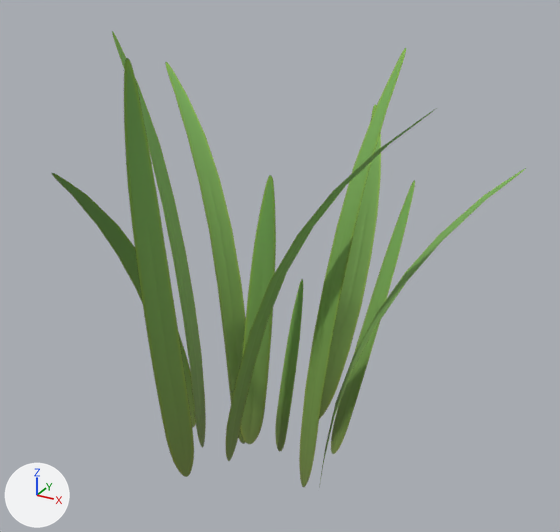
A saved change to the glTF model assets/stylized_grass_bush.glb.
Rendered twice from a 50 mm lens placed at (10.67, -17.87, 15.7), pointed at (0.1, 1.35, 6.09). The axes (+X, +Y, +Z) are drawn at lower left. The lights are the same throughout. The first picture is the older version. Where no turn or scale is listed for an object, it has been applied to the vertices.

In view in the first picture: 'Grass:Grass_Master1_Grass:Grass_MAT_0.001', 'Grass:Grass_Master2_Grass:Grass_MAT_0.001', 'Grass:Grass_Master3_Grass:Grass_MAT_0.001', 'Grass:Grass_low10_Grass:Grass_MAT_0.001', 'Grass:Grass_low11_Grass:Grass_MAT_0.001', 'Grass:Grass_low12_Grass:Grass_MAT_0.001', 'Grass:Grass_low13_Grass:Grass_MAT_0.001', 'Grass:Grass_low6_Grass:Grass_MAT_0.001', 'Grass:Grass_low7_Grass:Grass_MAT_0.001', 'Grass:Grass_low8_Grass:Grass_MAT_0.001', 'Grass:Grass_low9_Grass:Grass_MAT_0.001'.
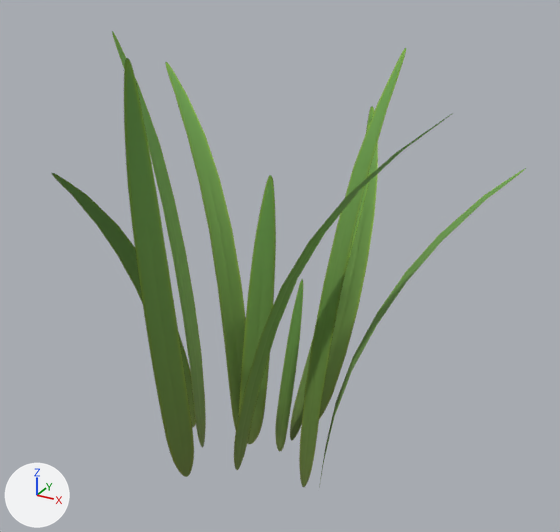
Pixel boxes (x1, y1, x2, y2) of what changed, in the pictures (560 x 532 px):
'Grass:Grass_low8_Grass:Grass_MAT_0.001', moved
    before: (226, 108, 437, 461)
    after: (234, 113, 453, 470)
'Grass:Grass_low13_Grass:Grass_MAT_0.001', moved
    before: (319, 105, 381, 419)
    after: (319, 106, 378, 419)
'Grass:Grass_Master3_Grass:Grass_MAT_0.001', moved
    before: (331, 180, 415, 454)
    after: (290, 172, 370, 440)

The change, as a diff of the scene's bpy script:
```diff
--- a/assets/stylized_grass_bush.glb.py
+++ b/assets/stylized_grass_bush.glb.py
@@ ob_grass_grass_low13_grass_grass_mat_0_001 @@
 ob_grass_grass_low13_grass_grass_mat_0_001 = bpy.data.objects.new('Grass:Grass_low13_Grass:Grass_MAT_0.001', me_grass_grass_low13_grass_grass_mat_0_001)
-ob_grass_grass_low13_grass_grass_mat_0_001.location = (1.14, 4.59, 5.32)
+ob_grass_grass_low13_grass_grass_mat_0_001.location = (1.14, 4.3, 5.32)
@@ ob_grass_grass_low8_grass_grass_mat_0_001 @@
 ob_grass_grass_low8_grass_grass_mat_0_001 = bpy.data.objects.new('Grass:Grass_low8_Grass:Grass_MAT_0.001', me_grass_grass_low8_grass_grass_mat_0_001)
-ob_grass_grass_low8_grass_grass_mat_0_001.location = (1.79, -0.93, 6.46)
+ob_grass_grass_low8_grass_grass_mat_0_001.location = (2.26, -1.19, 6.46)
@@ ob_grass_grass_master3_grass_grass_mat_0_001 @@
 ob_grass_grass_master3_grass_grass_mat_0_001 = bpy.data.objects.new('Grass:Grass_Master3_Grass:Grass_MAT_0.001', me_grass_grass_master3_grass_grass_mat_0_001)
-ob_grass_grass_master3_grass_grass_mat_0_001.location = (2.91, 2.1, 4.5)
+ob_grass_grass_master3_grass_grass_mat_0_001.location = (1.41, 2.1, 4.5)
```
